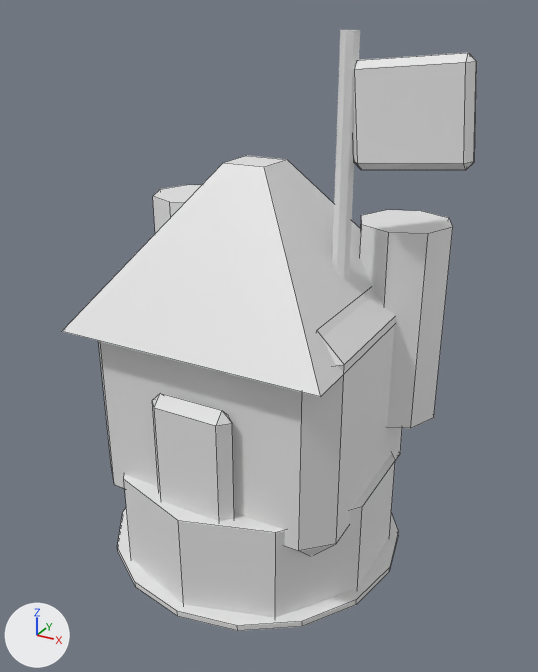
Two versions of the Blender file ArtSource/Blender/Barracks_L2.blend, one commit apart.
Rendered twice from a 50 mm lens placed at (1.36, -2.36, 2.13), pointed at (0.07, -0.03, 0.97). Lighting does not change. The marker at lower left points along +X, +Y and +Z. The first picture is the older version. Mesh edges are drawn as thin lines on the coarser meshes.

Names of what the first picture shows: 'BarracksBanner_Cloth', 'BarracksBanner_Pole', 'BarracksDoor', 'BarracksHall', 'BarracksRoof', 'BarracksTurret', 'BarracksTurret.001', 'BlobShadow', 'TowerBase'.
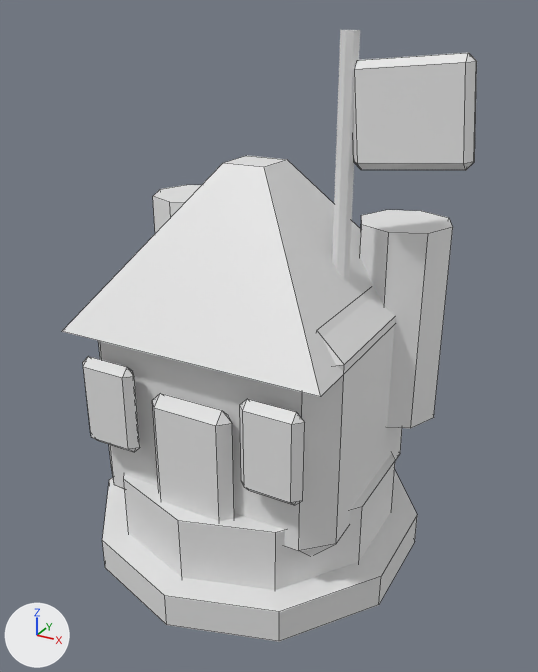
The edits, one by one:
Material 'DC_Metal' (mat_dc_metal) is new.
Its base color is (0.8, 0.8, 0.8) (white #e7e7e7).
Mesh me_barracksshield_mesh_001 is new.
It has 24 vertices, 26 faces and spans x -0.12..0.12, y -0.03..0.03, z -0.18..0.18.
It uses material mat_dc_defender (white #e7e7e7).
Mesh me_towerfoundation_mesh is new.
It is a 10-sided cylinder along z spanning x -0.656..0.656, y -0.69..0.69, z -0.07..0.07.
It uses material mat_dc_metal (white #e7e7e7).
Object 'BarracksShield.001' (ob_barracksshield_001) is new; it shows me_barracksshield_mesh_001.
Its location is (0.34, -0.5, 0.78).
Object 'BarracksShield' (ob_barracksshield) is new; it shows a copy of me_barracksshield_mesh_001.
Its location is (-0.34, -0.5, 0.78).
Object 'TowerFoundation' (ob_towerfoundation) is new; it shows me_towerfoundation_mesh.
Its location is (0.0, 0.0, 0.1).

Location of each change, (x1, y1, x2, y2) in pixels of the pictures (538 x 672 px):
'TowerFoundation', added
    after: (102, 471, 417, 642)
'BarracksShield.001', added
    after: (240, 399, 305, 505)
'BarracksShield', added
    after: (83, 357, 140, 452)
'BlobShadow', unchanged, covered by the edit
    before: (117, 508, 398, 631)
